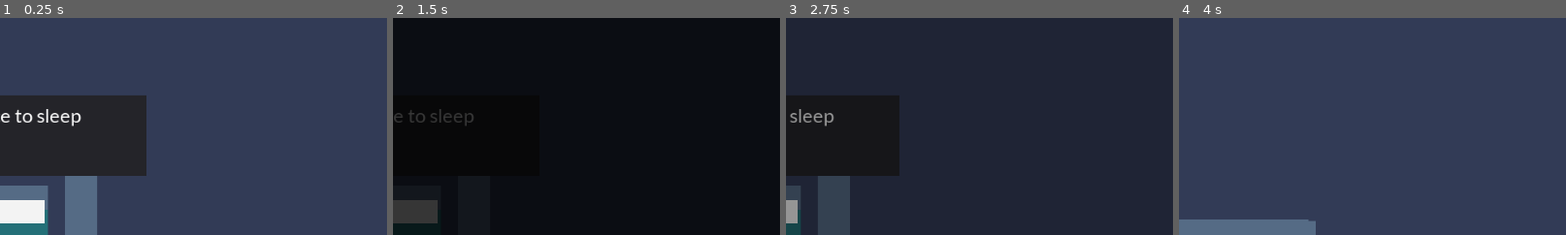
Above: before the commit, frames 1-4 (left to right).
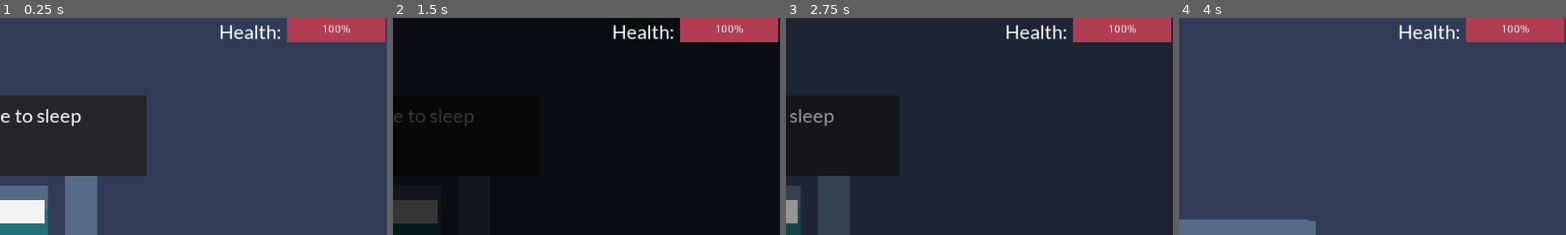
Above: after the commit, the same moments.

Repository: deengames-prototypes/frontier-planet
Game: Godot game, scene res://Main.tscn
The game is run twice, just before and just after one commit, with the same random seed, the same clock (stepped at 60 frames per second) and the same inputs.
Inputs:
- Up to frame 1 (0.25 s): no input
- Up to frame 2 (1.5 s): tap Space at 0.5, 1.25 s; hold Right (ui_right) 0.53-1.28 s; tap Enter (ui_accept) at 0.77 s; hold Down (ui_down) from 1.28 s (still down)
- Up to frame 3 (2.75 s): tap Enter (ui_accept) at 1.52 s; tap Space at 2 s; release Down (ui_down) at 2.03 s; hold Right (ui_right) from 2.03 s (still down)
- Up to frame 4 (4 s): tap Space at 2.75 s; release Right (ui_right) at 2.78 s; hold Up (ui_up) 2.78-3.53 s; tap Enter (ui_accept) at 3.02, 3.77 s; hold Left (ui_left) from 3.53 s (still down)
The pictures show only the part of the screen within x 50-100%, y 0-50%; the shares and areas given below are measured in that part.

The runs differ from the first frame. In frame 1, 3.3% of the frame differs, in the area x 56-100%, y 0-12%; in frame 2, 3.3%; in frame 3, 3.3%; in frame 4, 3.3%.

Commit message:
Crude health bar

Diff:
--- a/prototype/Globals.gd
+++ b/prototype/Globals.gd
@@ -2,8 +2,10 @@
 
 const FOREST_ITEMS_TO_SPAWN = 10
 const COMMUNITY_XP_TO_LEVEL_UP = 10
+const MAX_HEALTH = 100
 
 var player # used for easy handling of stuff like freeze
+var player_health = MAX_HEALTH
 
 # Used when transitioning from map => fishing => map
 var player_position:Vector2 = Vector2.ZERO # saved to transition to/from fishing
--- a/prototype/MapUI.gd
+++ b/prototype/UI/MapUI.gd
@@ -1,8 +1,13 @@
 extends CanvasLayer
+
+func _ready():
+	$Label2/HealthBar.max_value = Globals.MAX_HEALTH
 
 func _process(delta):
 	# Overkill but keeps it up-to-date
 	# TODO: have an event bus and hook to that on points/level-up
-
 	$Label.text = "Community level: " + str(Globals.community_level)
 	$Label.text += "\nXP: " + str(Globals.community_xp) + "/" + str(Globals.COMMUNITY_XP_TO_LEVEL_UP)
+
+	# Ditto: event bus for on-damage-update-healthbar
+	$Label2/HealthBar.value = Globals.player_health
--- a/prototype/UI/MapUI.tscn
+++ b/prototype/UI/MapUI.tscn
@@ -1,7 +1,10 @@
-[gd_scene load_steps=3 format=2]
+[gd_scene load_steps=4 format=2]
 
-[ext_resource path="res://MapUI.gd" type="Script" id=1]
+[ext_resource path="res://UI/MapUI.gd" type="Script" id=1]
 [ext_resource path="res://DefaultFont.tres" type="DynamicFont" id=2]
+
+[sub_resource type="StyleBoxFlat" id=1]
+bg_color = Color( 0.694118, 0.243137, 0.32549, 1 )
 
 [node name="MapUI" type="CanvasLayer"]
 script = ExtResource( 1 )
@@ -12,3 +15,19 @@
 custom_fonts/font = ExtResource( 2 )
 text = "Community Level: 3
 XP: 0/10"
+
+[node name="Label2" type="Label" parent="."]
+margin_left = 752.0
+margin_top = 2.0
+margin_right = 835.0
+margin_bottom = 32.0
+custom_fonts/font = ExtResource( 2 )
+text = "Health:"
+
+[node name="HealthBar" type="ProgressBar" parent="Label2"]
+margin_left = 84.0
+margin_top = -3.0
+margin_right = 206.0
+margin_bottom = 28.0
+custom_styles/fg = SubResource( 1 )
+value = 100.0
